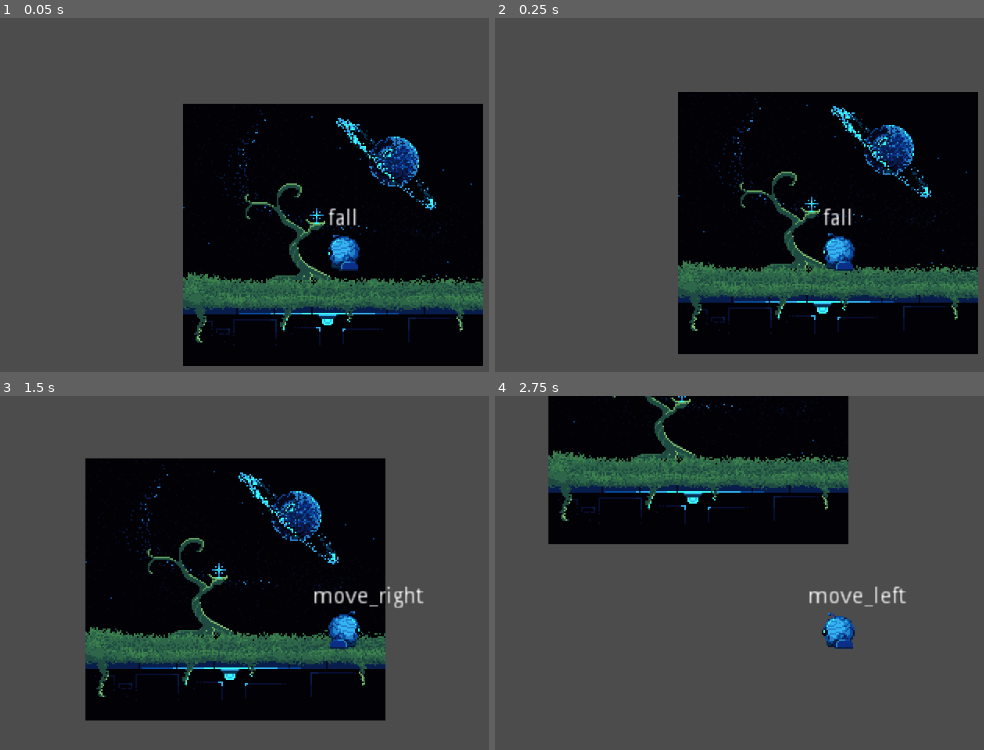
Above: before the commit, frames 1-4 (two rows, left to right).
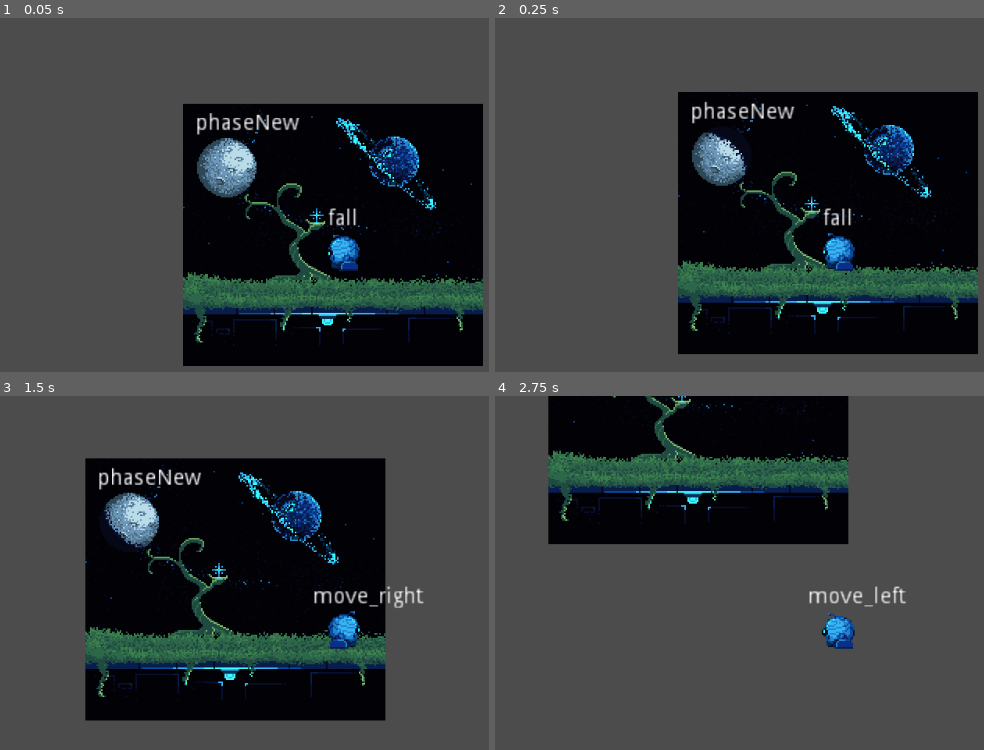
Above: after the commit, the same moments.

Repository: GeekzGamingz/Myunjoule
Game: Godot game, scene res://source/Levels/Level_Debug.tscn
The game is run twice, just before and just after one commit, with the same random seed, the same clock (stepped at 60 frames per second) and the same inputs.
Inputs:
- Up to frame 1 (0.05 s): no input
- Up to frame 2 (0.25 s): no input
- Up to frame 3 (1.5 s): hold D (move_right) from 0.53 s (still down); tap E (activate) at 0.6, 1.35 s
- Up to frame 4 (2.75 s): release D (move_right) at 2.03 s; hold A (move_left) from 2.03 s (still down); tap E (activate) at 2.1 s

The runs differ from the first frame. In frame 1, 2.1% of the frame differs, in the area x 40-62%, y 26-51%; in frame 2, 1.8%; in frame 3, 1.8%; in frame 4, nothing differs.

Commit message:
Added Mewn to Debug Level

Diff:
--- a/source/Levels/Level_Debug.tscn
+++ b/source/Levels/Level_Debug.tscn
@@ -1,7 +1,8 @@
-[gd_scene load_steps=3 format=2]
+[gd_scene load_steps=4 format=2]
 
 [ext_resource path="res://source/Actors/Player/Player.tscn" type="PackedScene" id=1]
 [ext_resource path="res://assets/Backgrounds/BG.tres" type="TileSet" id=2]
+[ext_resource path="res://source/Objects/Moon/Moon.tscn" type="PackedScene" id=3]
 
 [node name="Level_Debug" type="Node2D"]
 
@@ -12,3 +13,6 @@
 
 [node name="Player" parent="." instance=ExtResource( 1 )]
 position = Vector2( 103, 95 )
+
+[node name="Moon" parent="." instance=ExtResource( 3 )]
+position = Vector2( 28, 41 )
